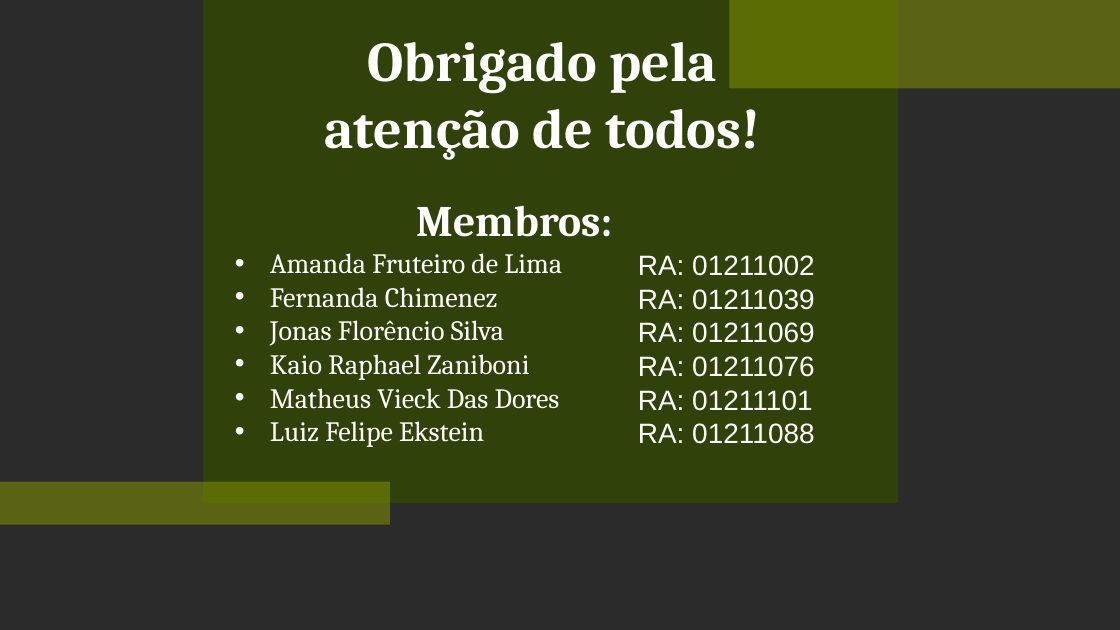
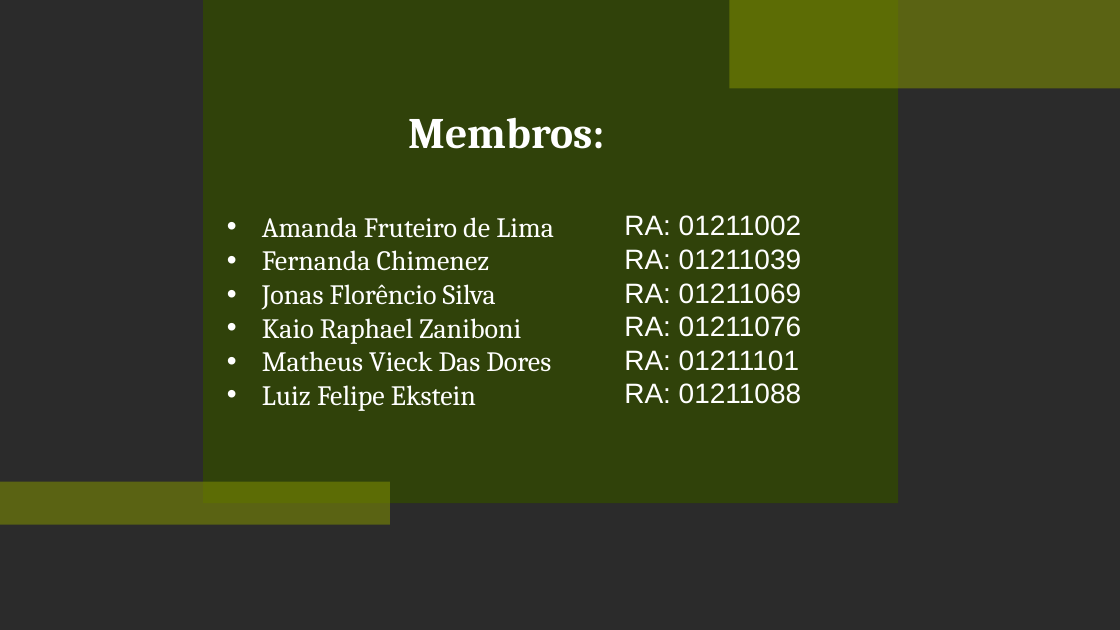
Before and after one commit to KaioZaniboni/wisoy-1, a slide deck: slide 2 of Documentos/APRESENTAÇÃO.SPRINT2.pptx (slide 12 before the commit). Drawn at 1120x630 pixels with LibreOffice and Linux fonts; fonts in the diff are those of the drawing; background and template pictures are left out; a plain dark background stands for a picture behind light text. Boxes give left, top, right and bottom in pixels: in the first picture for what was removed or moved away, otherwise in the second. Text is boxed around its words. In the diff, an @@ line names an element or a change of style, - is before the commit and + after.

```diff
--- a/Documentos/APRESENTAÇÃO.SPRINT2.pptx
+++ b/Documentos/APRESENTAÇÃO.SPRINT2.pptx
@@ text removed at bbox=[325, 42, 761, 160] @@
-Obrigado pela atenção de todos!
@@ text "RA: 01211002": place and size @@
-text "RA: 01211002" at bbox=[638, 255, 814, 444]
+text "RA: 01211002" at bbox=[624, 215, 801, 404]
@@ text "Membros:" rewrapped from bbox=[270, 205, 613, 447] to bbox=[262, 117, 605, 406] @@
```
Also in this commit, not shown: 2 other slides changed, 3 slides added.
